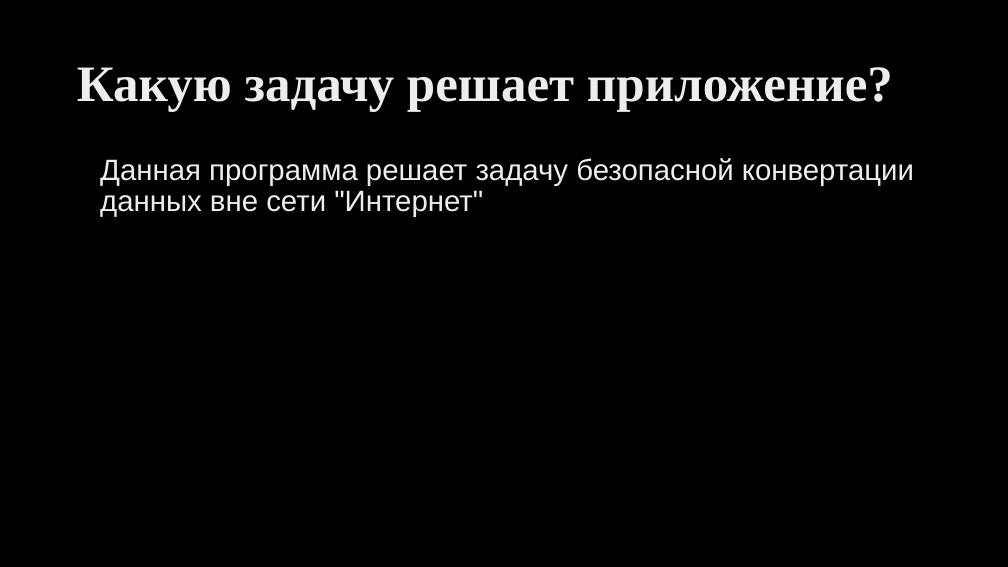
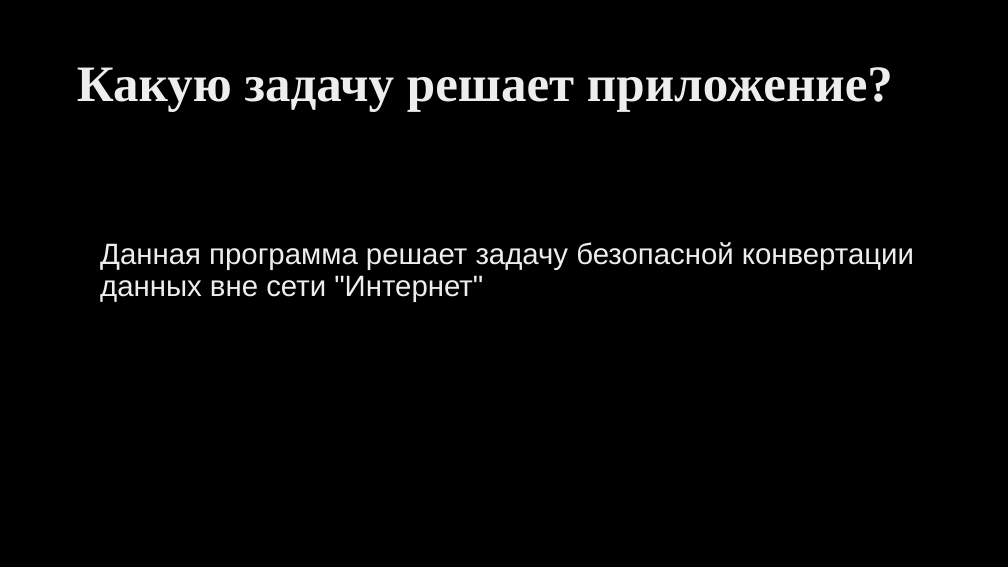
Before and after one commit to Concroach/Converter, a slide deck: slide 4 of Презентация Конвертер форматов изображений.pptx. Drawn at 1008x567 pixels with LibreOffice and Linux fonts; fonts in the diff are those of the drawing; background and template pictures are left out. Boxes give left, top, right and bottom in pixels: in the first picture for what was removed or moved away, otherwise in the second. Text is boxed around its words. In the diff, an @@ line names an element or a change of style, - is before the commit and + after.

```diff
--- a/Презентация Конвертер форматов изображений.pptx
+++ b/Презентация Конвертер форматов изображений.pptx
@@ text "Данная программа решает задачу безопасной ...": place and size @@
-text "Данная программа решает задачу безопасной ..." at (100,158,914,217)
+text "Данная программа решает задачу безопасной ..." at (100,242,914,302)
@@ text "Данная программа решает задачу безопасной ..." at (100,242,914,302): text colour gradient #DEDEDE to #EDEDED to #FFFFFF to gradient #BFBFBF to #EDEDED to #FFFFFF @@
```
Also in this commit, not shown: 3 other slides changed, 2 slides added, 2 slides removed.
